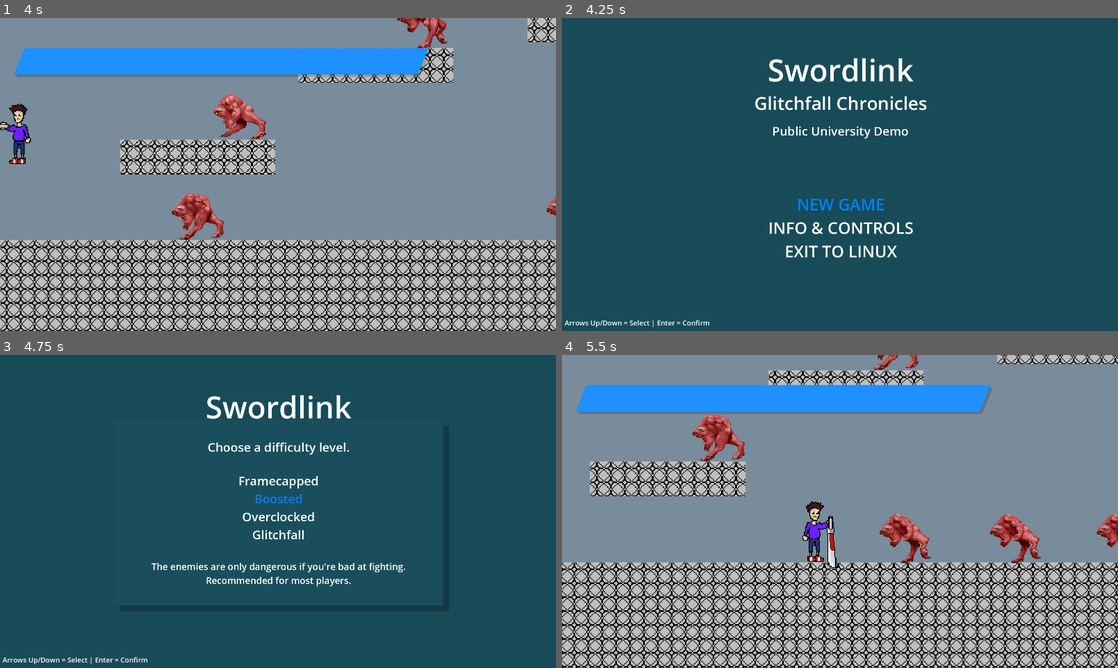
Above: before the commit, frames 1-4 (two rows, left to right).
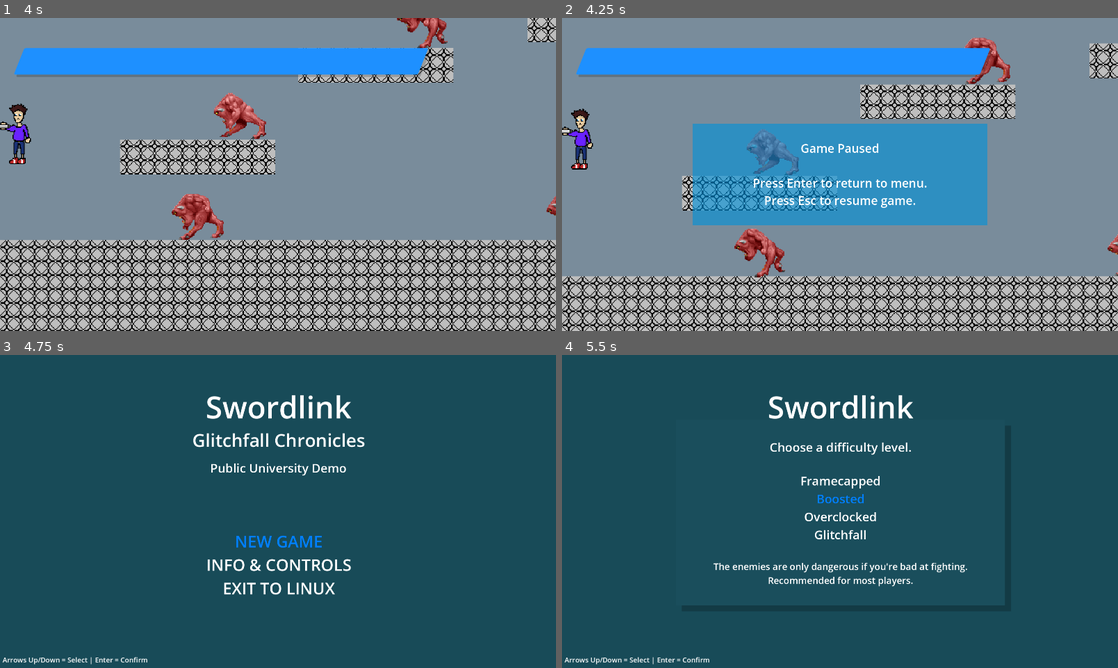
Above: after the commit, the same moments.

Repository: That1M8Head/Swordlink
Game: Godot game, scene res://intro.tscn
Same seed, same stepped clock (60 frames per second), same inputs: the game is played once before the commit and once after it.
Inputs (mouse positions are in pixels of both pictures, inside the frame that each line leads up to):
- Up to frame 1 (4 s): tap Enter (MenuConfirm) at 0.5, 1.25, 2 s; move the mouse to (400, 158) at 0.52 s; hold D (MoveRight) 0.53-1.25 s; hold X (AltAttack) 0.53-1.25 s; click (400, 158) at 0.67 s; tap Space (Jump) at 0.77, 3.77 s; drag from (166, 190) to (250, 237) at 1.27 s; move the mouse to (333, 105) at 2.02 s; hold A (MoveLeft) 2.03-2.75 s; tap C (Evade) at 2.1 s; drag from (250, 237) to (111, 127) at 2.77 s; move the mouse to (444, 221) at 3.52 s; hold D (MoveRight) from 3.53 s (still down); hold X (AltAttack) from 3.53 s (still down)
- Up to frame 2 (4.25 s): keep holding D (MoveRight); keep holding X (AltAttack); tap Escape (Menu) at 4.15 s
- Up to frame 3 (4.75 s): release D (MoveRight) at 4.25 s; release X (AltAttack) at 4.25 s; tap Enter (MenuConfirm) at 4.25 s; drag from (111, 464) to (194, 433) at 4.27 s
- Up to frame 4 (5.5 s): tap Enter (MenuConfirm) at 5 s; move the mouse to (867, 511) at 5.02 s; hold D (MoveRight) from 5.03 s (still down); tap C (Evade) at 5.1 s; click (867, 511) at 5.17 s

Frame 1 is identical in both runs. In frame 2, 100% of the frame differs, in the area x 0-100%, y 0-100%; in frame 3, 3.3%; in frame 4, 100%.

Commit message:
Implemented a minimalistic pause menu

Diff:
--- a/Scripts/JoelMovements.gd
+++ b/Scripts/JoelMovements.gd
@@ -133,8 +133,6 @@
 		get_tree().change_scene_to_file("res://victory.tscn")
 	if health_bar.value <= 0:
 		get_tree().change_scene_to_file("res://death_screen.tscn")
-	if Input.is_action_just_pressed("Menu"):
-		get_tree().change_scene_to_file("res://menu.tscn")
 
 func _physics_process(delta):
 	var sword_animation: AnimationPlayer = $JoelSprite/Sword/SwordAnim
--- /dev/null
+++ b/Scripts/PauseMenu.gd
@@ -0,0 +1,18 @@
+extends Panel
+
+func _process(delta):
+	if not visible:
+		return
+	if Input.is_action_just_pressed("MenuBack"):
+		visible = false
+
+func _on_visibility_changed():
+	if visible:
+		for node in get_tree().get_nodes_in_group("Pausable"):
+			node.set_process_input(false)
+			node.set_physics_process(false)
+	else:
+		await(get_tree().create_timer(0.5).timeout)
+		for node in get_tree().get_nodes_in_group("Pausable"):
+			node.set_process_input(true)
+			node.set_physics_process(true)
--- a/game.tscn
+++ b/game.tscn
@@ -15,9 +15,12 @@
 [ext_resource type="Texture2D" uid="uid://dvu3l1s8y4xnf" path="res://Textures/Touch Buttons/AttackButton.png" id="8_61562"]
 [ext_resource type="Texture2D" uid="uid://bubu2uh6gcqc2" path="res://Textures/Touch Buttons/StingerButton.png" id="9_p15gg"]
 [ext_resource type="PackedScene" uid="uid://dmle2nwaecon7" path="res://platform.tscn" id="10_n56ep"]
+[ext_resource type="AudioStream" uid="uid://00u7u4wd00fr" path="res://Sounds/Menu/Select.wav" id="10_pmhk3"]
 [ext_resource type="Texture2D" uid="uid://c43nueh1020nw" path="res://Textures/Touch Buttons/LeftButton.png" id="11_f5sex"]
+[ext_resource type="AudioStream" uid="uid://0e7tulo1bnel" path="res://Sounds/Menu/Return.wav" id="11_yw1am"]
 [ext_resource type="Texture2D" uid="uid://olk4nwvalbsp" path="res://Textures/Touch Buttons/RightButton.png" id="12_og731"]
 [ext_resource type="Texture2D" uid="uid://cns87cpy0vsdv" path="res://Textures/Touch Buttons/BackButton.png" id="13_lmq0m"]
+[ext_resource type="Texture2D" uid="uid://7mdkcc11lppg" path="res://Textures/Touch Buttons/OkButton.png" id="13_vxixu"]
 [ext_resource type="AudioStream" uid="uid://cgfwwxeumh0ho" path="res://Sounds/Joel/Dodge.wav" id="18_5cpx0"]
 [ext_resource type="AudioStream" uid="uid://dh1p2rjotv8pc" path="res://Sounds/Joel/Jump.wav" id="19_ahekc"]
 [ext_resource type="AudioStream" uid="uid://cwfcyo58fs3yp" path="res://Sounds/Joel/SwordSwing.wav" id="20_51qd3"]
@@ -116,6 +119,78 @@
 _data = {
 "fade_in": SubResource("Animation_mglhw")
 }
+
+[sub_resource type="StyleBoxFlat" id="StyleBoxFlat_dasfm"]
+bg_color = Color(0.00392157, 0.564706, 0.847059, 0.627451)
+
+[sub_resource type="GDScript" id="GDScript_7r4lo"]
+script/source = "extends Panel
+
+var menu_open: bool = false
+
+func _input(event):
+	if event.is_action_pressed(\"Menu\") and not visible:
+		open_menu()
+	elif (event.is_action_pressed(\"Menu\") or event.is_action_pressed(\"MenuBack\")) and menu_open:
+		close_menu()
+
+func open_menu():
+	get_tree().paused = true
+	$PauseSound.play()
+	show()
+	menu_open = true
+
+func close_menu():
+	hide()
+	$PauseSoundExit.play()
+	get_node(\"/root/Game/CanvasLayer/TouchButtons\").show()
+	menu_open = false
+	await(get_tree().create_timer(0.1).timeout)
+	get_tree().paused = false
+
+func _process(delta):
+	if menu_open:
+		update_button_prompts()
+
+	if Input.is_action_just_pressed(\"MenuConfirm\") and menu_open:
+		close_menu()
+		get_tree().paused = false
+		get_node(\"/root/Game/CanvasLayer/TouchButtons\").hide()
+		get_tree().change_scene_to_file(\"res://menu.tscn\")
+
+func update_button_prompts():
+	var confirm: String
+	var back: String
+
+	match Input.get_joy_name(0):
+		\"XInput Gamepad\":
+			confirm = \"A\"
+			back = \"B or Menu\"
+		\"PS4 Controller\":
+			confirm = \"Cross\"
+			back = \"Circle or Options\"
+		\"PS5 Controller\":
+			confirm = \"Cross\"
+			back = \"Circle or Options\"
+		\"\":
+			if DisplayServer.is_touchscreen_available():
+				confirm = \"OK\"
+				back = \"BACK\"
+			else:
+				confirm = \"Enter\"
+				back = \"Esc\"
+		_:
+			confirm = \"A\"
+			back = \"B or Start\"
+
+	var label = $PauseLabel.text
+	label = label.replace(\"{CONFIRM}\", confirm)
+	label = label.replace(\"{BACK}\", back)
+	$PauseLabel.text = label
+"
+
+[sub_resource type="LabelSettings" id="LabelSettings_kk543"]
+font_size = 41
 
 [sub_resource type="RectangleShape2D" id="RectangleShape2D_a1csh"]
 size = Vector2(1920, 20)
@@ -412,6 +487,70 @@
 action = "AltAttack"
 visibility_mode = 1
 
+[node name="PauseMenu" type="Panel" parent="CanvasLayer"]
+process_mode = 3
+visible = false
+anchors_preset = 8
+anchor_left = 0.5
+anchor_top = 0.5
+anchor_right = 0.5
+anchor_bottom = 0.5
+offset_left = -508.0
+offset_top = -175.0
+offset_right = 508.0
+offset_bottom = 175.0
+grow_horizontal = 2
+grow_vertical = 2
+theme_override_styles/panel = SubResource("StyleBoxFlat_dasfm")
+script = SubResource("GDScript_7r4lo")
+
+[node name="PauseLabel" type="Label" parent="CanvasLayer/PauseMenu"]
+texture_filter = 2
+layout_mode = 1
+anchors_preset = 15
+anchor_right = 1.0
+anchor_bottom = 1.0
+grow_horizontal = 2
+grow_vertical = 2
+text = "Game Paused
+
+Press {CONFIRM} to return to menu.
+Press {BACK} to resume game."
+label_settings = SubResource("LabelSettings_kk543")
+horizontal_alignment = 1
+vertical_alignment = 1
+autowrap_mode = 3
+
+[node name="PauseSound" type="AudioStreamPlayer" parent="CanvasLayer/PauseMenu"]
+stream = ExtResource("10_pmhk3")
+volume_db = -10.0
+
+[node name="PauseSoundExit" type="AudioStreamPlayer" parent="CanvasLayer/PauseMenu"]
+stream = ExtResource("11_yw1am")
+volume_db = -10.0
+
+[node name="TouchButtons" type="Node2D" parent="CanvasLayer/PauseMenu"]
+position = Vector2(-452, -365)
+script = ExtResource("3_md8pn")
+
+[node name="Left" type="Node2D" parent="CanvasLayer/PauseMenu/TouchButtons"]
+position = Vector2(1870, 680)
+
+[node name="Right" type="Node2D" parent="CanvasLayer/PauseMenu/TouchButtons"]
+position = Vector2(1870, 680)
+
+[node name="Back" type="TouchScreenButton" parent="CanvasLayer/PauseMenu/TouchButtons/Right"]
+position = Vector2(-575, 0)
+texture_normal = ExtResource("13_lmq0m")
+action = "MenuBack"
+visibility_mode = 1
+
+[node name="Ok" type="TouchScreenButton" parent="CanvasLayer/PauseMenu/TouchButtons/Right"]
+position = Vector2(-255, 0)
+texture_normal = ExtResource("13_vxixu")
+action = "MenuConfirm"
+visibility_mode = 1
+
 [node name="Background" type="ColorRect" parent="."]
 anchors_preset = 15
 anchor_right = 1.0
Not shown: 1 places in game.tscn that only renumber resources
